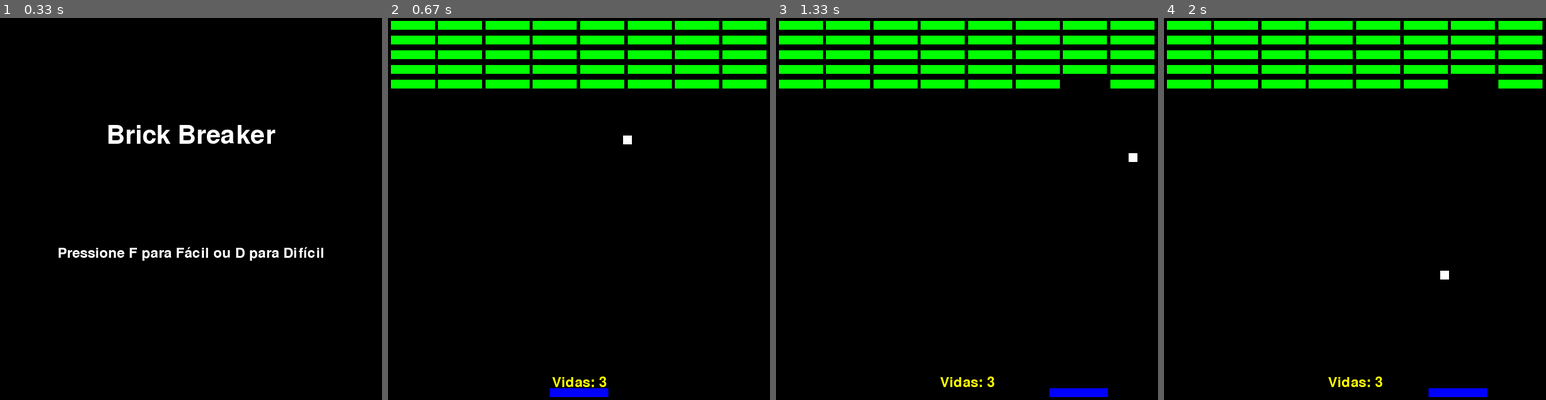
Above: before the commit, frames 1-4 (left to right).
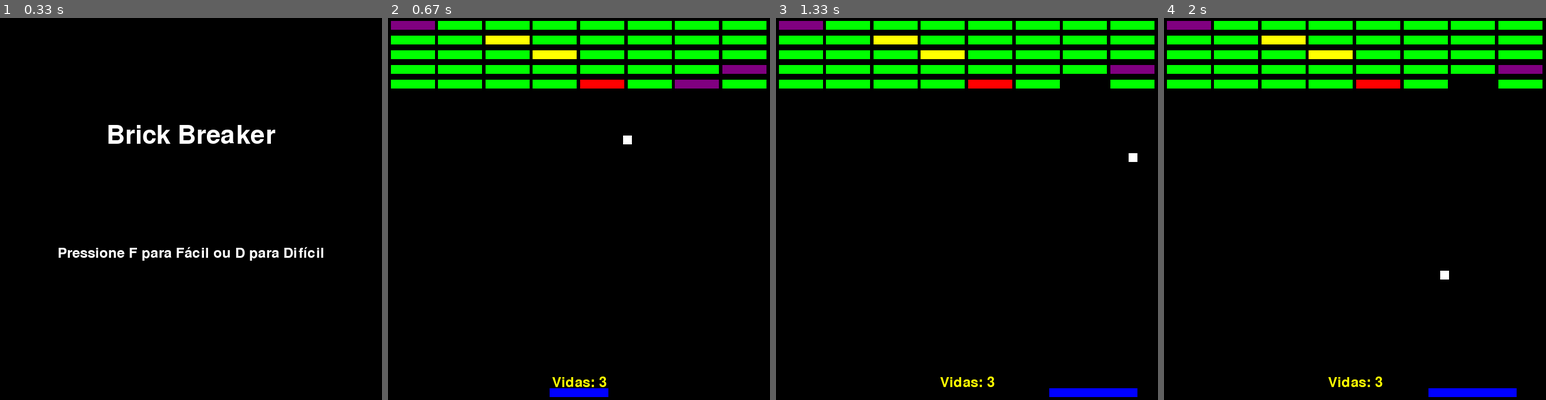
Above: after the commit, the same moments.

Repository: gustavomesc/jogo_pygame
Game: pygame game, started from jogo.py
The game is run twice, just before and just after one commit, with the same random seed, the same clock (stepped at 60 frames per second) and the same inputs.
Inputs:
- Up to frame 1 (0.33 s): no input
- Up to frame 2 (0.67 s): tap F at 0.33 s
- Up to frame 3 (1.33 s): hold Right 0.67-1.13 s; tap F at 0.73, 1.03, 1.23 s; hold Right from 1.17 s (still down)
- Up to frame 4 (2 s): tap F at 1.53, 1.73 s; release Right at 1.63 s; hold Left from 1.67 s (still down)

Frame 1 is identical in both runs. In frame 2, 1.6% of the frame differs, in the area x 0-100%, y 0-19%; in frame 3, 1.5%; in frame 4, 1.5%.

Commit message:
Atualização 7
Sistema de poderes

Diff:
--- a/jogo.py
+++ b/jogo.py
@@ -1,4 +1,6 @@
 import pygame
+import random
+
 pygame.init()
 
 tamanho_tela = (650, 650)
@@ -11,7 +13,9 @@
     "azul": (0, 0, 255),
     "verde": (0, 255, 0),
     "vermelha": (255, 0, 0),
-    "amarela": (255, 255, 0)
+    "amarela": (255, 255, 0),
+    "roxo": (128, 0, 128),
+    "Rosa":(255, 192, 203)
 }
 
 tamanho_bola = 15
@@ -23,6 +27,15 @@
 qtde_blocos_linha = 8
 qtde_linhas_blocos = 5
 qtde_total_blocos = qtde_blocos_linha * qtde_linhas_blocos
+
+PODERES = {
+    "aumentar_jogador": {"cor": cores["roxo"], "duracao": 5000},
+    "diminuir_jogador": {"cor": cores["vermelha"], "duracao": 5000},
+    "aumentar_velocidade": {"cor": cores["amarela"], "duracao": 5000},
+    "vida_extra": {"cor": cores["Rosa"], "duracao": 0}
+}
+
+blocos_especiais = []
 
 def criar_blocos():
     largura_tela = tamanho_tela[0]
@@ -34,12 +47,27 @@
     blocos = []
     for j in range(qtde_linhas_blocos):
         for i in range(qtde_blocos_linha):
-            bloco = pygame.Rect(
+            bloco_rect = pygame.Rect(
                 i * (largura_bloco + distancia_entre_blocos) + distancia_entre_blocos,
                 j * distancia_entre_linhas + distancia_entre_blocos,
                 largura_bloco,
                 altura_bloco
             )
+
+            if random.random() < 0.2:
+                poder = random.choice(list(PODERES.keys()))
+                bloco = {
+                    "rect": bloco_rect,
+                    "cor": PODERES[poder]["cor"],
+                    "poder": poder
+                }
+                blocos_especiais.append(bloco)
+            else:
+                bloco = {
+                    "rect": bloco_rect,
+                    "cor": cores["verde"],
+                    "poder": None
+                }
             blocos.append(bloco)
     return blocos
 
@@ -102,8 +130,12 @@
 def jogo_principal(modo):
     blocos = criar_blocos()
     movimento_bola = [5, -5]
-    vidas = 3 if modo == "facil" else 0
+    vidas = 3 if modo == "facil" else 1  # Modo difícil começa com 1 vida
     clock = pygame.time.Clock()
+
+    # Variáveis para controle de poderes
+    poder_ativo = None
+    tempo_poder = 0
 
     while True:
         for evento in pygame.event.get():
@@ -127,25 +159,46 @@
         if bola.y <= 0:
             movimento_bola[1] = -movimento_bola[1]
         if bola.y + tamanho_bola >= tamanho_tela[1]:
-            if modo == "facil":
-                vidas -= 1
-                if vidas <= 0:
-                    tela_derrota()
-                    return
-                else:
-                    bola.x, bola.y = 300, 200
+            vidas -= 1
+            if vidas <= 0:
+                tela_derrota()
+                return
             else:
-                tela_derrota()
-                return
+                bola.x, bola.y = 300, 200  # Reinicia a bola
 
         if jogador.colliderect(bola):
             movimento_bola[1] = -movimento_bola[1]
 
         for bloco in blocos[:]:
-            if bloco.colliderect(bola):
+            if bloco["rect"].colliderect(bola):
                 blocos.remove(bloco)
                 movimento_bola[1] = -movimento_bola[1]
+
+                # Verifica se o bloco é especial
+                if bloco["poder"]:
+                    poder_ativo = bloco["poder"]
+                    tempo_poder = pygame.time.get_ticks() + PODERES[poder_ativo]["duracao"]
+                    if poder_ativo == "aumentar_jogador":
+                        jogador.width += 50
+                    elif poder_ativo == "diminuir_jogador":
+                        jogador.width -= 50
+                    elif poder_ativo == "aumentar_velocidade":
+                        movimento_bola[0] *= 1.5
+                        movimento_bola[1] *= 1.5
+                    elif poder_ativo == "vida_extra":
+                        vidas += 1  # Adiciona uma vida, independente do modo
                 break
+
+        # Verifica se o poder acabou
+        if poder_ativo and pygame.time.get_ticks() > tempo_poder:
+            if poder_ativo == "aumentar_jogador":
+                jogador.width = tamanho_jogador
+            elif poder_ativo == "diminuir_jogador":
+                jogador.width = tamanho_jogador
+            elif poder_ativo == "aumentar_velocidade":
+                movimento_bola[0] /= 1.5
+                movimento_bola[1] /= 1.5
+            poder_ativo = None
 
         if len(blocos) == 0:
             tela_vitoria()
@@ -155,10 +208,10 @@
         pygame.draw.rect(tela, cores["azul"], jogador)
         pygame.draw.rect(tela, cores["branca"], bola)
         for bloco in blocos:
-            pygame.draw.rect(tela, cores["verde"], bloco)
-
-        if modo == "facil":
-            desenhar_texto(f"Vidas: {vidas}", 36, cores["amarela"], 620)
+            pygame.draw.rect(tela, bloco["cor"], bloco["rect"])
+
+        # Exibe o número de vidas, independente do modo
+        desenhar_texto(f"Vidas: {vidas}", 36, cores["amarela"], 620)
 
         pygame.display.flip()
         clock.tick(60)
